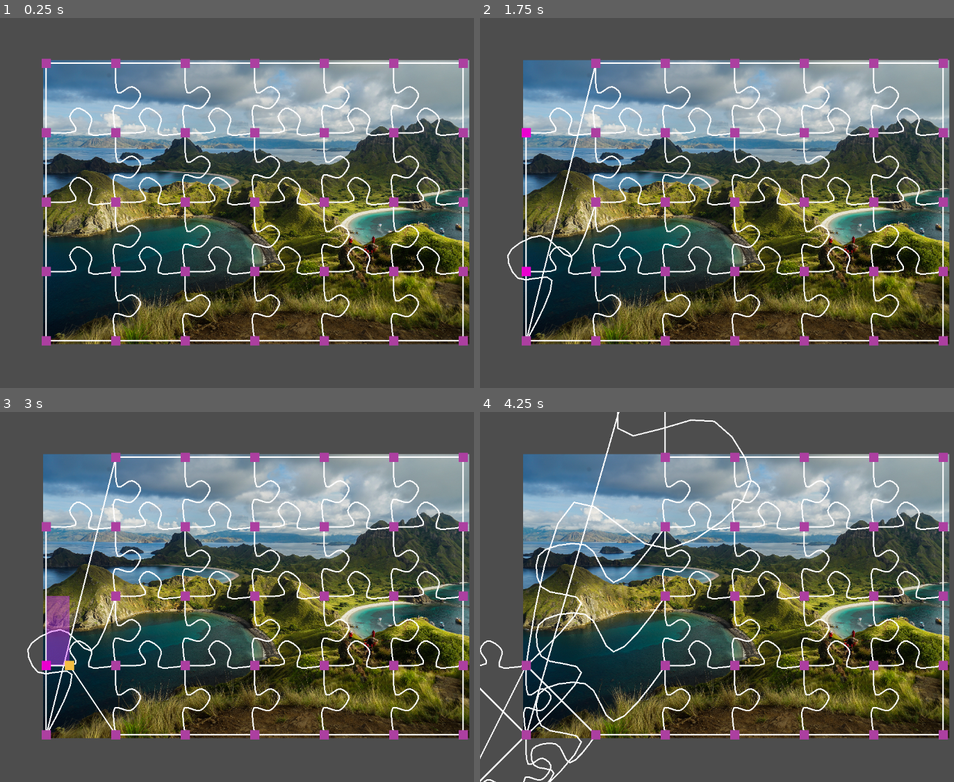
Above: before the commit, frames 1-4 (two rows, left to right).
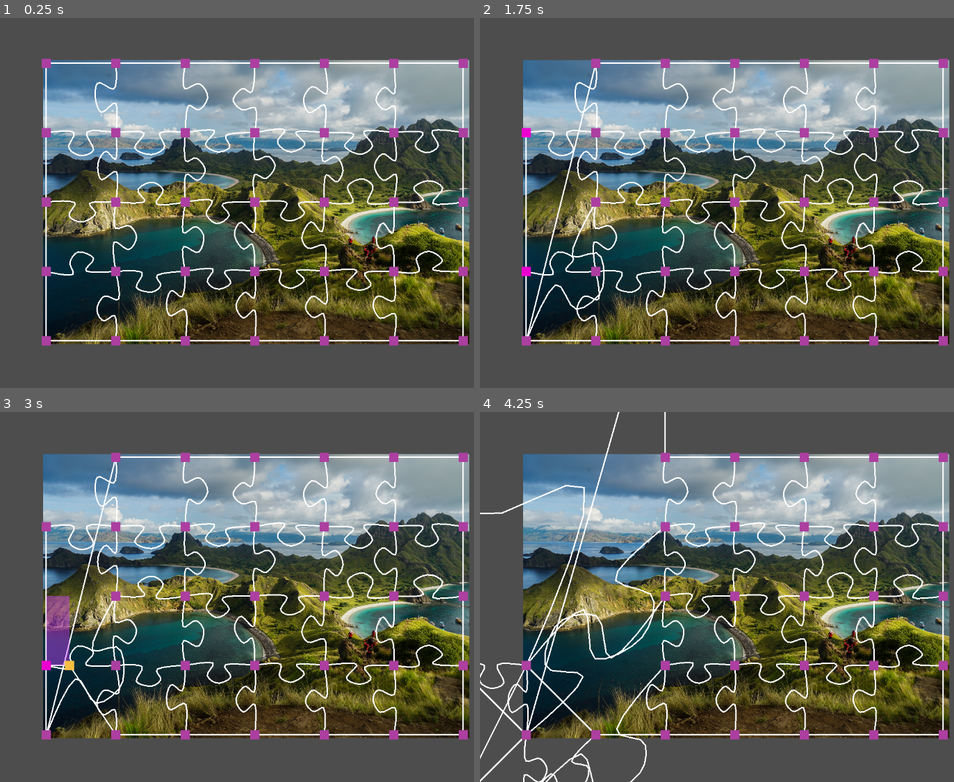
Above: after the commit, the same moments.

Repository: kreibaum/puzzle-shark
Game: Godot game, scene res://editor.tscn
The game is run twice, just before and just after one commit, with the same random seed, the same clock (stepped at 60 frames per second) and the same inputs.
Inputs (mouse positions are in pixels of both pictures, inside the frame that each line leads up to):
- Up to frame 1 (0.25 s): no input
- Up to frame 2 (1.75 s): tap Enter at 0.5 s; drag from (527, 62) to (527, 203) at 0.52 s; tap Space at 1.25 s; drag from (527, 132) to (527, 269) at 1.27 s
- Up to frame 3 (3 s): tap Enter at 2 s; move the mouse to (47, 733) at 2.02 s; hold Ctrl 2.03-2.75 s; click (47, 733) at 2.17 s; tap Space at 2.75 s; drag from (47, 663) to (113, 456) at 2.77 s
- Up to frame 4 (4.25 s): drag from (593, 526) to (527, 663) at 3.52 s

The runs differ from the first frame. In frame 1, 7.2% of the frame differs, in the area x 10-97%, y 13-87%; in frame 2, 7.4%; in frame 3, 7.4%; in frame 4, 8.5%, in the area x 0-97%, y 0-100%.

Commit message:
Randomize edge shapes

Diff:
--- a/Edge.gd
+++ b/Edge.gd
@@ -19,6 +19,23 @@
 	$EdgeShape.points = points
 
 
+## Randomizes the shape of the edge by adding a random offset to each point.
+## May also flip the edge with a probability of 0.5. (All y-coordinates are negated.)
+func rand_jitter_based(jitter: float):
+	var points = $EdgeShape.points
+	var flip = randf() < 0.5
+	for i in range(points.size()):
+		var rx = randf_range(-jitter, jitter)
+		var ry = randf_range(-jitter, jitter)
+		var point = points[i]
+		point.x += rx
+		point.y += ry
+		if flip:
+			point.y *= -1
+		points[i] = point
+	$EdgeShape.points = points
+
+
 # Called when the node enters the scene tree for the first time.
 # At this point, all other nodes already exist, even though they may not be
 # members of the scene tree yet.
@@ -27,6 +44,8 @@
 
 	left_handle.position_changed.connect(update_position)
 	right_handle.position_changed.connect(update_position)
+
+	rand_jitter_based(10)
 
 	$CatmulRomSpline.refresh_samples()
 
--- a/edge.tscn
+++ b/edge.tscn
@@ -9,7 +9,7 @@
 right_handle = NodePath("")
 
 [node name="EdgeShape" type="Line2D" parent="."]
-points = PackedVector2Array(0, 20, 98, -5, 69, -46, 90, -80, 142, -56, 143, -1, 232, -20)
+points = PackedVector2Array(-20, 0, 95, 0, 70, -50, 120, -80, 170, -50, 145, 0, 260, 0)
 width = 3.0
 joint_mode = 1
 
